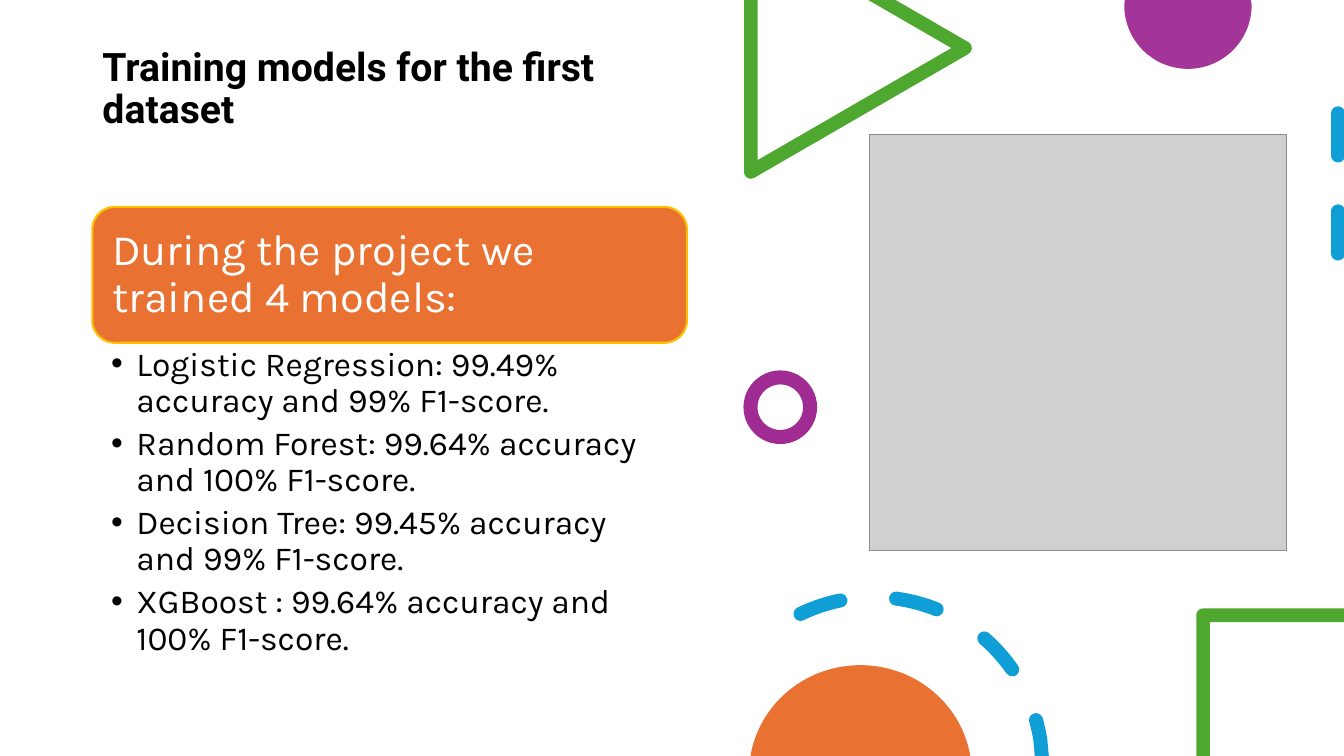
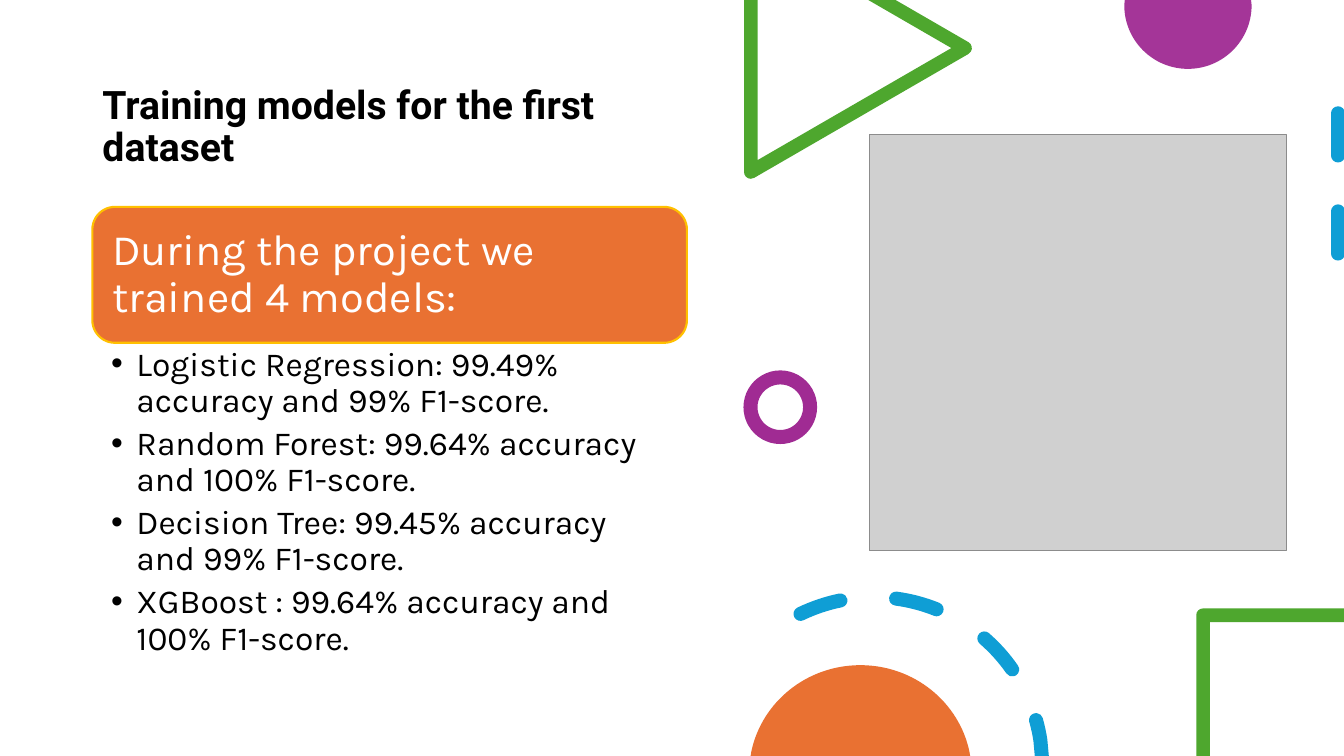
Before and after one commit to AdnanAzem/Malicious-URL-Detection, a slide deck: slide 19 of Malicious-URL-Detection.pptx (slide 14 before the commit). Drawn at 1344x756 pixels with LibreOffice and Linux fonts; fonts in the diff are those of the drawing; grey boxes stand for pictures. Boxes give left, top, right and bottom in pixels: in the first picture for what was removed or moved away, otherwise in the second. Text is boxed around its words. In the diff, an @@ line names an element or a change of style, - is before the commit and + after.

```diff
--- a/Malicious-URL-Detection.pptx
+++ b/Malicious-URL-Detection.pptx
@@ title "Training models for the first ...": place and size @@
-title "Training models for the first ..." at box(102, 51, 594, 124)
+title "Training models for the first ..." at box(102, 89, 594, 162)
```
Also in this commit, not shown: 19 other slides changed, 10 slides added, 21 other files.
